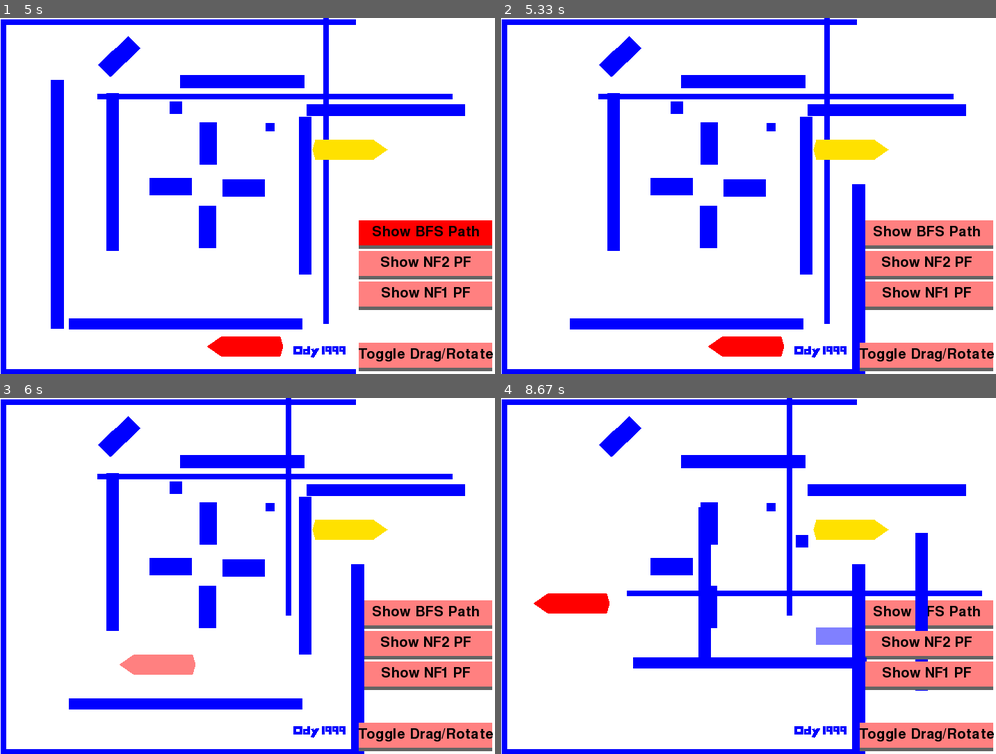
Above: before the commit, frames 1-4 (two rows, left to right).
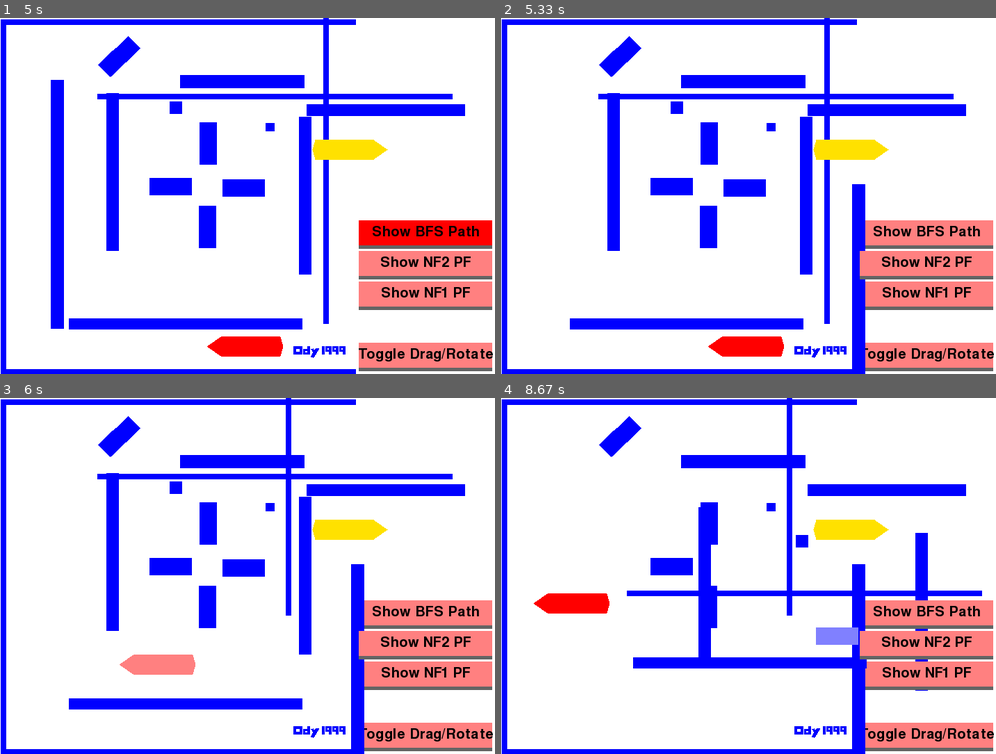
Above: after the commit, the same moments.

Repository: yuanhenglee/Motion-Planning-with-Pygame
Game: pygame game, started from BFPGame/run.py
Same seed, same stepped clock (60 frames per second), same inputs: the game is played once before the commit and once after it.
Inputs (mouse positions are in pixels of both pictures, inside the frame that each line leads up to):
- Up to frame 1 (5 s): click "Show NF1 PF" at 0.38 s; press the mouse at (425, 263) at 0.7 s; move the mouse to (405, 242) at 0.8 s; release the mouse at (391, 220) at 0.93 s; press the mouse at (351, 196) at 1.07 s; move the mouse to (336, 171) at 1.17 s; release the mouse at (326, 146) at 1.3 s; press the mouse at (425, 263) at 1.43 s; move the mouse to (316, 171) at 1.53 s; move the mouse to (207, 78) at 1.63 s; release the mouse at (207, 78) at 1.67 s; press the mouse at (425, 263) at 1.77 s; move the mouse to (386, 178) at 1.87 s; move the mouse to (346, 92) at 1.97 s; release the mouse at (346, 92) at 2 s; press the mouse at (297, 103) at 2.6 s; move the mouse to (321, 124) at 2.7 s; release the mouse at (351, 149) at 2.83 s; press the mouse at (202, 281) at 2.93 s; move the mouse to (292, 196) at 3.03 s; release the mouse at (386, 110) at 3.17 s; click "Show NF1 PF" at 3.87 s; press the mouse at (178, 21) at 4.13 s; move the mouse to (227, 57) at 4.23 s; release the mouse at (272, 96) at 4.37 s; move the mouse to (430, 238) at 4.6 s; click (430, 238) at 4.72 s; move the mouse to (59, 203) at 4.97 s
- Up to frame 2 (5.33 s): press the mouse at (560, 203) at 5 s; move the mouse to (708, 256) at 5.1 s; release the mouse at (857, 306) at 5.23 s
- Up to frame 3 (6 s): press the mouse at (326, 551) at 5.47 s; move the mouse to (306, 504) at 5.57 s; release the mouse at (287, 462) at 5.7 s; press the mouse at (242, 725) at 5.83 s; move the mouse to (158, 665) at 5.93 s
- Up to frame 4 (8.67 s): release the mouse at (570, 604) at 6.07 s; press the mouse at (614, 551) at 6.17 s; move the mouse to (619, 618) at 6.27 s; release the mouse at (624, 686) at 6.4 s; press the mouse at (684, 704) at 6.5 s; move the mouse to (733, 615) at 6.6 s; release the mouse at (778, 526) at 6.73 s; press the mouse at (624, 679) at 6.83 s; move the mouse to (664, 629) at 6.93 s; release the mouse at (703, 579) at 7.07 s; press the mouse at (773, 476) at 7.17 s; move the mouse to (788, 533) at 7.27 s; release the mouse at (802, 593) at 7.4 s; press the mouse at (674, 487) at 7.5 s; move the mouse to (738, 511) at 7.6 s; release the mouse at (802, 540) at 7.73 s; press the mouse at (802, 540) at 7.83 s; move the mouse to (857, 558) at 7.93 s; release the mouse at (916, 576) at 8.07 s; press the mouse at (778, 526) at 8.17 s; move the mouse to (763, 593) at 8.27 s; release the mouse at (748, 661) at 8.4 s; press the mouse at (743, 568) at 8.5 s; move the mouse to (837, 636) at 8.6 s

Frame 1 is identical in both runs. In frame 2, 0.2% of the frame differs, in the area x 72-74%, y 65-100%; in frame 3, 0.2%; in frame 4, 0.5%, in the area x 70-87%, y 56-100%.

Commit message:
performance optimize check collision last

Diff:
--- a/BFPGame/potentialField.py
+++ b/BFPGame/potentialField.py
@@ -13,8 +13,8 @@
     p2 = control_points_pos[1]
     if not utils.valid_point(p1) or not utils.valid_point(p2):
         potential_val = 255*2
-    elif utils.collision_detect( config, robot_init ):
-        potential_val = 255*2
+    # elif utils.collision_detect( config, robot_init ):
+    #     potential_val = 255*2
     else:
         potential_val = pf1.get_potential_val(p1) + pf2.get_potential_val(p2)
 
--- a/BFPGame/run.py
+++ b/BFPGame/run.py
@@ -117,7 +117,7 @@
             neighbor_y = int(neighbor.position[1])
             neighbor_r = int(neighbor.rotation)
             pf_score = int(get_arbitration_potential(robot_init, neighbor, pf1, pf2))
-            if pf_score < 254*2 and not visited[neighbor_x][neighbor_y][neighbor_r]:
+            if pf_score < 254*2 and not visited[neighbor_x][neighbor_y][neighbor_r] and not utils.collision_detect( neighbor, robot_init ):
                 if pf_score < 5:
                     print("Path Found")
                     success = True
